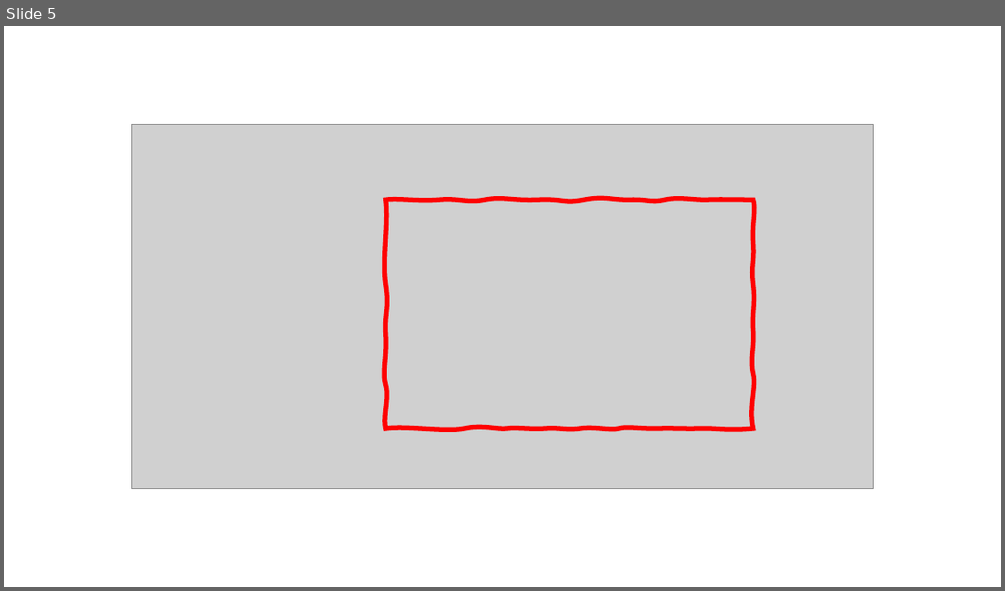
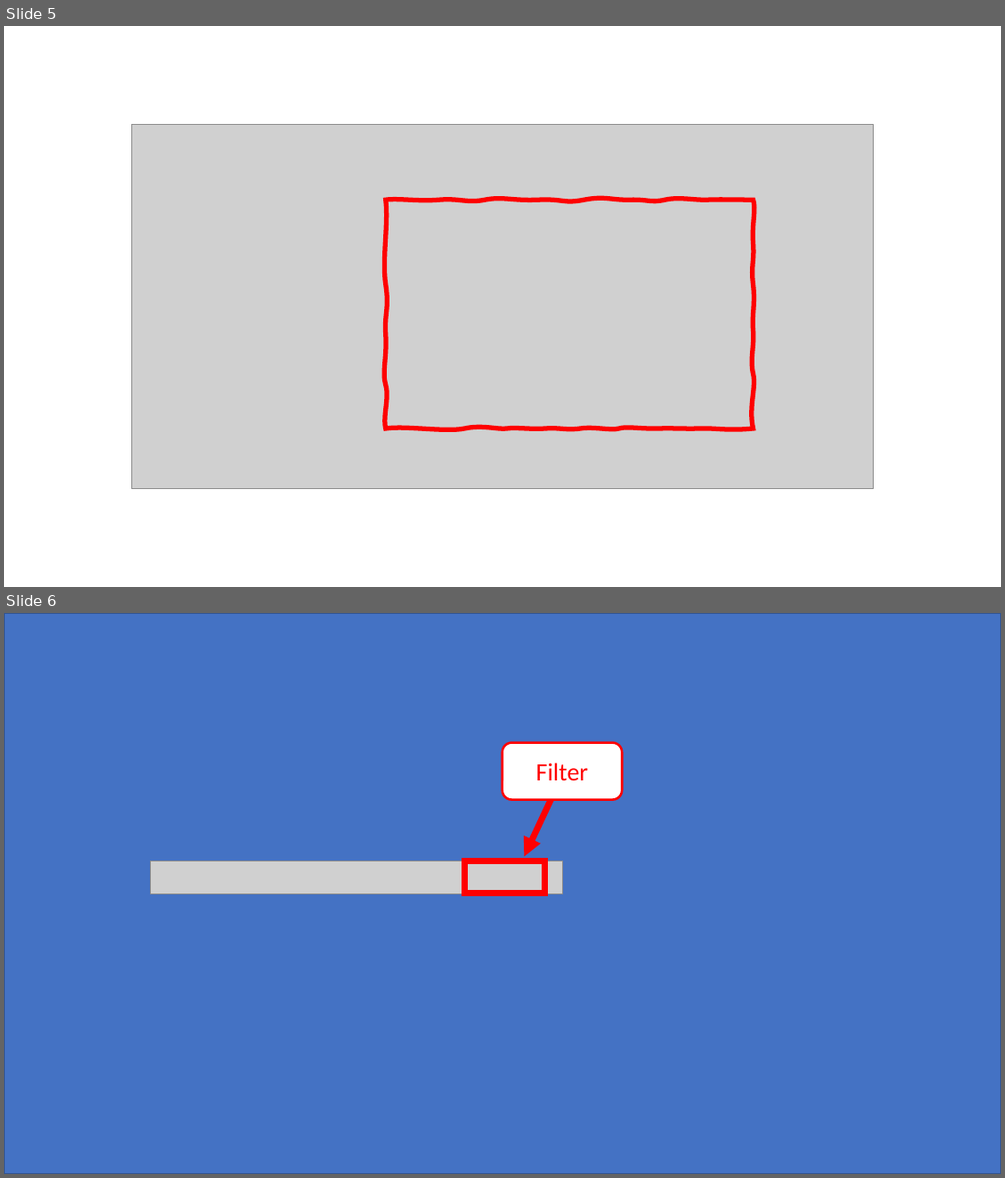
Before and after one commit to NNNIC/psgg-ruby-sample, a slide deck: wiki/work.pptx. Shown one above the other, each under a label of ours: slide 5 before the commit, slides 5 and 6 after it. The pictures are 1005x591 and 1005x1178 pixels, drawn with LibreOffice and Linux fonts; fonts in the diff are those of the drawing; grey boxes stand for pictures. Boxes give left, top, right and bottom in pixels: in the first picture for what was removed or moved away, otherwise in the second. Text is boxed around its words. In the diff, an @@ line names an element or a change of style, - is before the commit and + after.

```diff
--- a/wiki/work.pptx
+++ b/wiki/work.pptx
@@ slide 6 added at (x1=4, y1=613, x2=1001, y2=1174), background #FFFFFF @@
@@ rectangle added at (x1=4, y1=613, x2=1001, y2=1174), fill #4472C4, outline #325491 1 pt @@
@@ rounded rectangle added at (x1=502, y1=742, x2=622, y2=799), fill #FFFFFF, outline #FF0000 2.25 pt, 24 pt, text #FF0000 @@
+Filter
@@ arrow added from (566, 767) to (525, 856), #FF0000 6 pt @@
@@ picture added at (x1=151, y1=860, x2=563, y2=893) @@
@@ rectangle added at (x1=465, y1=860, x2=545, y2=893), outline #FF0000 6 pt @@
```
Also in this commit, not shown: 1 other file.
